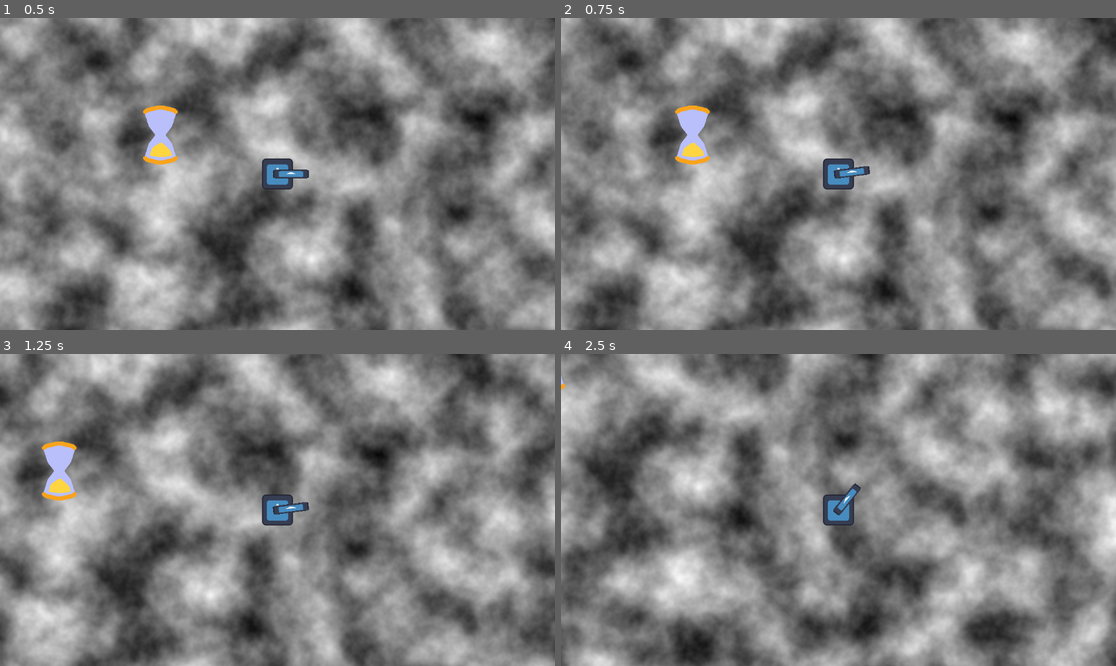
Above: before the commit, frames 1-4 (two rows, left to right).
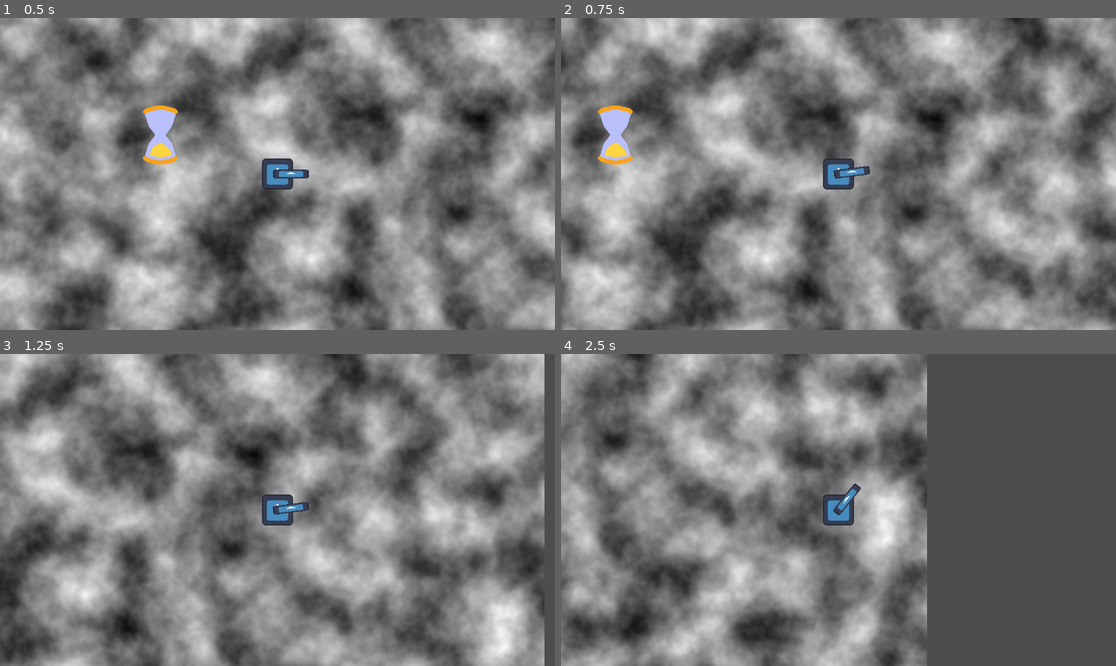
Above: after the commit, the same moments.

Repository: jacobartis/Tower-of-the-Time-Lich
Game: Godot game, scene res://world.tscn
Same seed, same stepped clock (60 frames per second), same inputs: the game is played once before the commit and once after it. The engine's default icon, where the game draws it, is replaced by a stand-in: a white triangle on a blue panel in a dark square.
Inputs (mouse positions are in pixels of both pictures, inside the frame that each line leads up to):
- Up to frame 1 (0.5 s): no input
- Up to frame 2 (0.75 s): tap Enter at 0.5 s; move the mouse to (960, 158) at 0.52 s; hold D (player_right) from 0.53 s (still down); tap Shift (player_dash, bound only after the commit) at 0.6 s
- Up to frame 3 (1.25 s): keep holding D (player_right)
- Up to frame 4 (2.5 s): move the mouse to (727, 525) at 1.27 s; release D (player_right) at 1.28 s; hold S (player_down) 1.28-2.03 s; right-click (727, 525) at 1.35 s; tap Shift (player_dash, bound only after the commit) at 1.55, 2.3 s; move the mouse to (894, 441) at 2.02 s; hold D (player_right) from 2.03 s (still down); tap E (player_interact) at 2.1 s

Frame 1 is identical in both runs. In frame 2, 70% of the frame differs, in the area x 0-100%, y 0-100%; in frame 3, 64%; in frame 4, 73%.

Commit message:
Added dash button.

Diff:
--- a/project.godot
+++ b/project.godot
@@ -60,9 +60,20 @@
 "events": [Object(InputEventKey,"resource_local_to_scene":false,"resource_name":"","device":-1,"window_id":0,"alt_pressed":false,"shift_pressed":false,"ctrl_pressed":false,"meta_pressed":false,"pressed":false,"keycode":0,"physical_keycode":69,"key_label":0,"unicode":101,"echo":false,"script":null)
 ]
 }
+player_dash={
+"deadzone": 0.5,
+"events": [Object(InputEventKey,"resource_local_to_scene":false,"resource_name":"","device":-1,"window_id":0,"alt_pressed":false,"shift_pressed":false,"ctrl_pressed":false,"meta_pressed":false,"pressed":false,"keycode":0,"physical_keycode":4194325,"key_label":0,"unicode":0,"echo":false,"script":null)
+]
+}
+player_reload={
+"deadzone": 0.5,
+"events": [Object(InputEventKey,"resource_local_to_scene":false,"resource_name":"","device":-1,"window_id":0,"alt_pressed":false,"shift_pressed":false,"ctrl_pressed":false,"meta_pressed":false,"pressed":false,"keycode":0,"physical_keycode":82,"key_label":0,"unicode":114,"echo":false,"script":null)
+]
+}
 
 [layer_names]
 
+2d_physics/layer_1="Wall"
 2d_physics/layer_2="Player"
 2d_physics/layer_3="Enemy"
 2d_physics/layer_4="Interactable"
